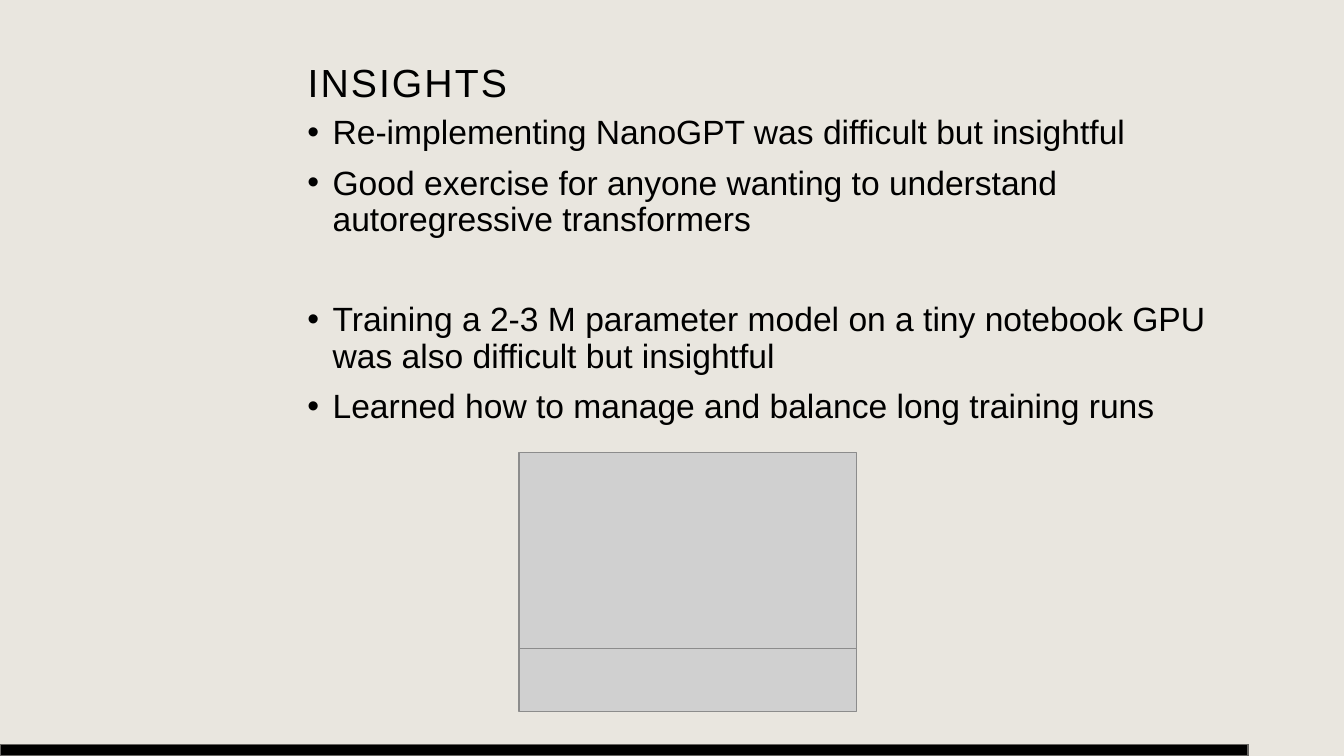
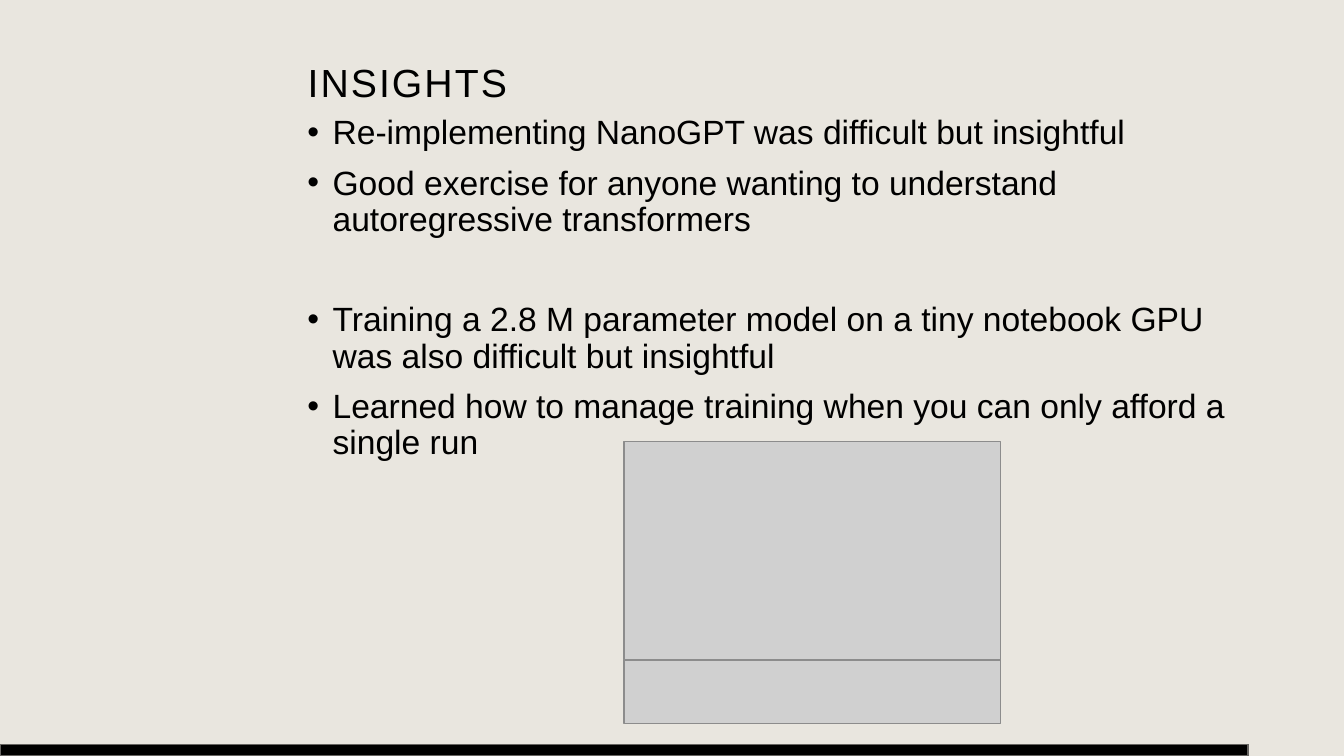
Before and after one commit to p0017/11918494_nanoGPTQ, a slide deck: slide 12 of report/presentation_without_macros.pptx. Drawn at 1344x756 pixels with LibreOffice and Linux fonts; fonts in the diff are those of the drawing; grey boxes stand for pictures; background and template pictures are left out. Boxes give left, top, right and bottom in pixels: in the first picture for what was removed or moved away, otherwise in the second. Text is boxed around its words. In the diff, an @@ line names an element or a change of style, - is before the commit and + after.

```diff
--- a/report/presentation_without_macros.pptx
+++ b/report/presentation_without_macros.pptx
@@ text at bbox=[333, 306, 1225, 461]: text changed @@
-• Training a 2-3 M parameter model on a tiny notebook GPU was also difficult but insightful
-• Learned how to manage and balance long training runs
+• Training a 2.8 M parameter model on a tiny notebook GPU was also difficult but insightful
+• Learned how to manage training when you can only afford a single run
@@ picture: place and size @@
-picture at bbox=[519, 453, 857, 648]
+picture at bbox=[624, 442, 1001, 660]
@@ picture: place and size @@
-picture at bbox=[519, 649, 857, 713]
+picture at bbox=[624, 660, 1001, 724]
```
Also in this commit, not shown: 5 other slides changed, 1 other file.
